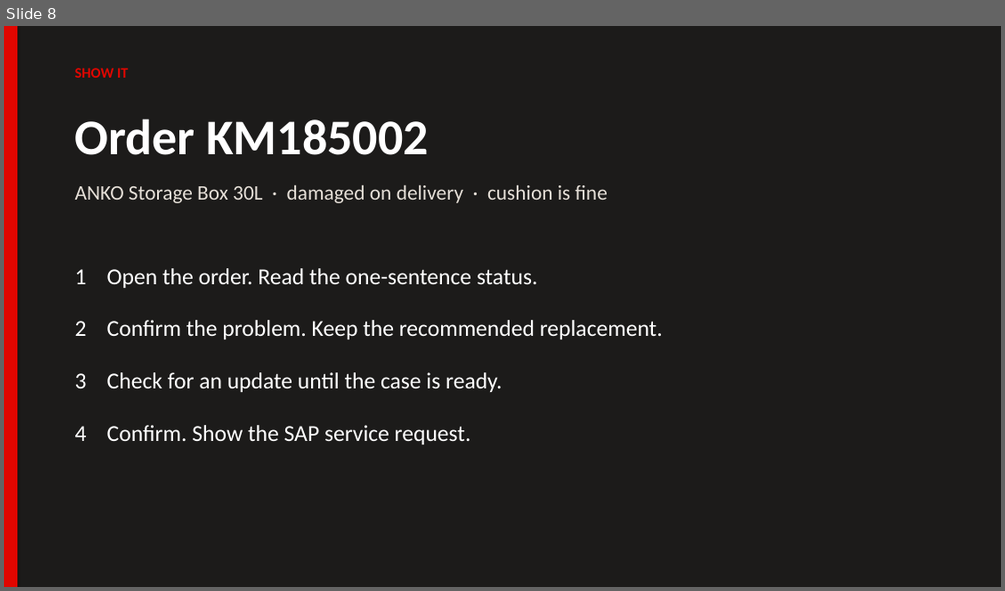
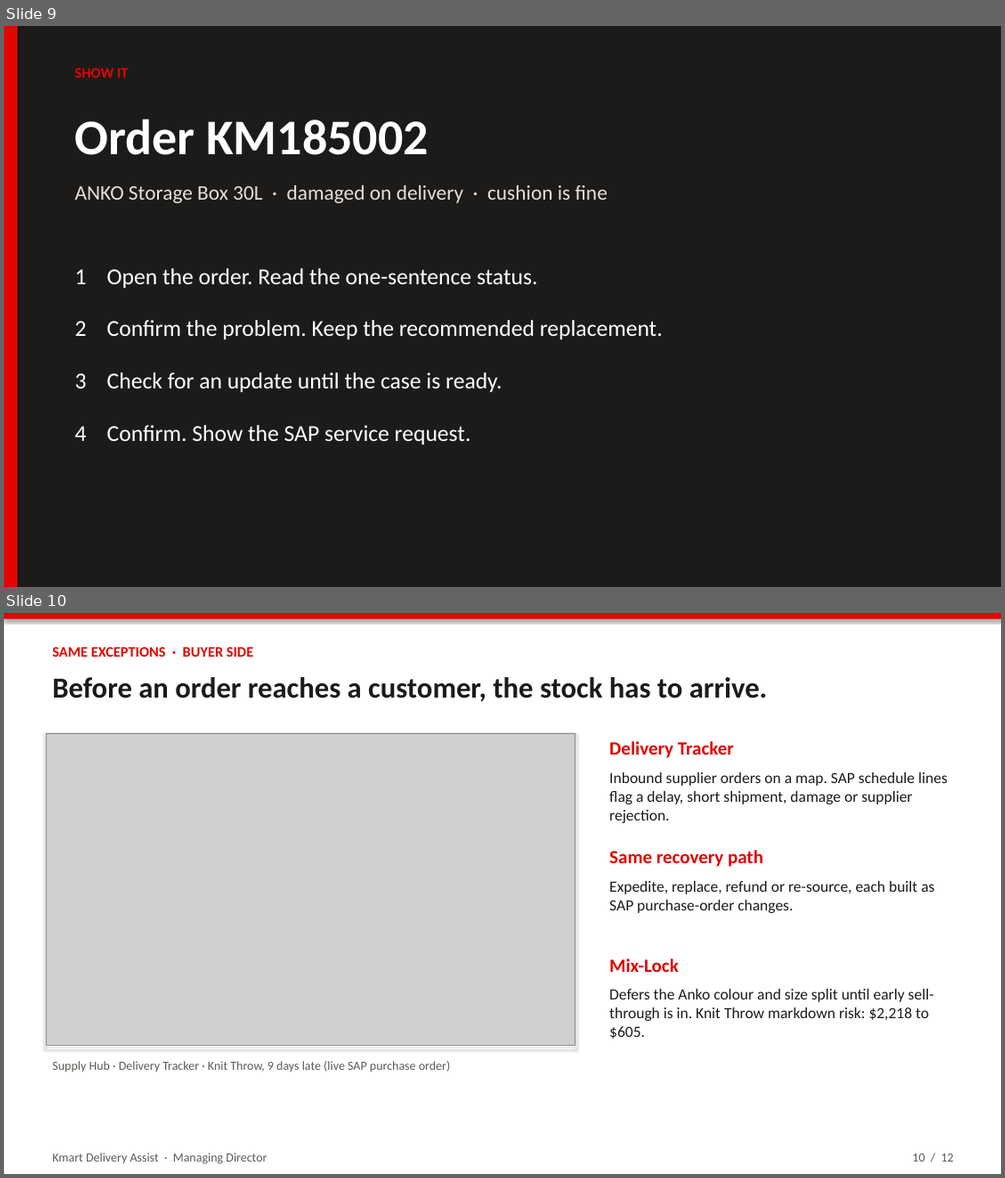
Before and after one commit to Dingchen-Yuan/A3, a slide deck: INFOSYS704 A3/pitch/Kmart-Delivery-Assist-Lab12.pptx. Shown one above the other, each under a label of ours: slide 8 before the commit, slides 9 and 10 after it. The pictures are 1005x591 and 1005x1178 pixels, drawn with LibreOffice and Linux fonts; fonts in the diff are those of the drawing; grey boxes stand for pictures. Boxes give left, top, right and bottom in pixels: in the first picture for what was removed or moved away, otherwise in the second. Text is boxed around its words. In the diff, an @@ line names an element or a change of style, - is before the commit and + after.

```diff
--- a/INFOSYS704 A3/pitch/Kmart-Delivery-Assist-Lab12.pptx
+++ b/INFOSYS704 A3/pitch/Kmart-Delivery-Assist-Lab12.pptx
@@ slide 10 added at (x1=4, y1=613, x2=1001, y2=1174), background #FFFFFF @@
@@ rectangle added at (x1=4, y1=613, x2=1001, y2=1174), fill #FFFFFF @@
@@ rectangle added at (x1=4, y1=613, x2=1001, y2=619), fill #E10600 @@
@@ text added at (x1=52, y1=647, x2=253, y2=657), 14 pt, text #E10600, bold @@
+SAME EXCEPTIONS · BUYER SIDE
@@ text added at (x1=52, y1=677, x2=768, y2=702), 28 pt, text #1C1B1A, bold @@
+Before an order reaches a customer, the stock has to arrive.
@@ rectangle added at (x1=45, y1=732, x2=576, y2=1046), outline #E6E0D8 1 pt @@
@@ picture added at (x1=46, y1=733, x2=575, y2=1046) @@
@@ text added at (x1=609, y1=741, x2=734, y2=758), 18 pt, text #E10600, bold @@
+Delivery Tracker
@@ text added at (x1=609, y1=772, x2=947, y2=823), 15 pt, text #1C1B1A @@
+Inbound supplier orders on a map. SAP schedule lines flag a delay, short shipment, damage or supplier rejection.
@@ text added at (x1=609, y1=850, x2=763, y2=867), 18 pt, text #E10600, bold @@
+Same recovery path
@@ text added at (x1=609, y1=881, x2=934, y2=913), 15 pt, text #1C1B1A @@
+Expedite, replace, refund or re-source, each built as SAP purchase-order changes.
@@ text added at (x1=609, y1=958, x2=679, y2=972), 18 pt, text #E10600, bold @@
+Mix-Lock
@@ text added at (x1=609, y1=989, x2=934, y2=1038), 15 pt, text #1C1B1A @@
+Defers the Anko colour and size split until early sell-through is in. Knit Throw markdown risk: $2,218 to $605.
@@ text added at (x1=52, y1=1061, x2=450, y2=1072), 12 pt, text #5E5A55 @@
+Supply Hub · Delivery Tracker · Knit Throw, 9 days late (live SAP purchase order)
@@ text added at (x1=52, y1=1152, x2=267, y2=1164), 12 pt, text #5E5A55 @@
+Kmart Delivery Assist · Managing Director
@@ text added at (x1=912, y1=1153, x2=954, y2=1161), 12 pt, text #5E5A55 @@
+10 / 12
@@ what was slide 8 is now slide 9 @@
```
Also in this commit, not shown: 8 slides changed, 2 other slides added, 1 other file.
